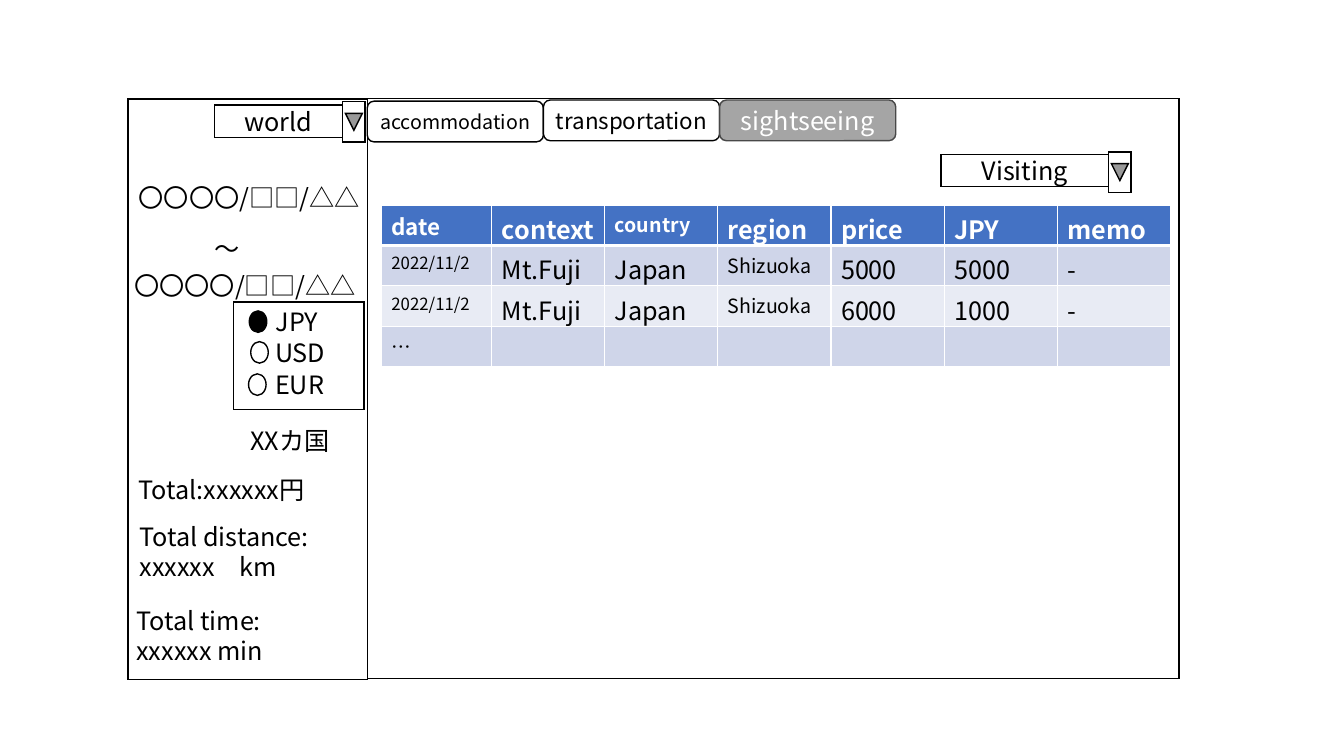
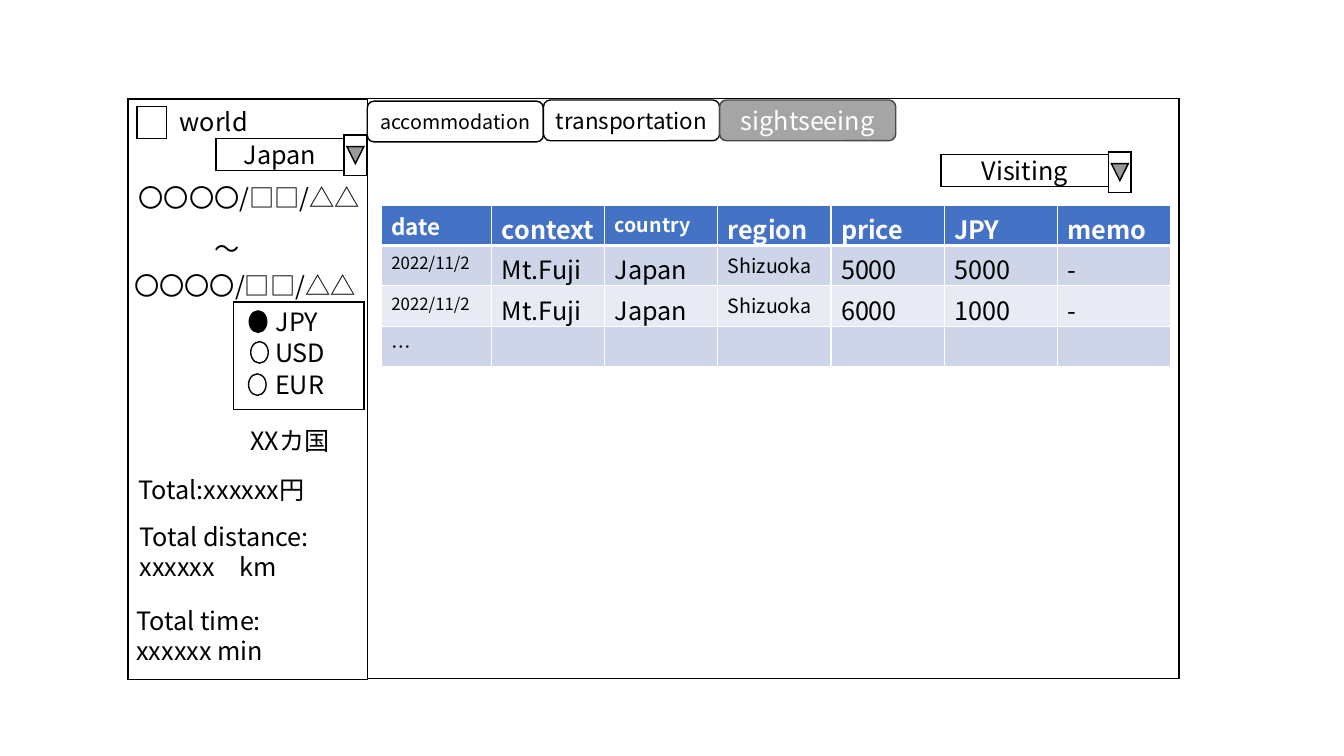
Before and after one commit to yomai-hiyashidewa/WorldTravelingLogger, a slide deck: slide 5 of models/UI.pptx. Drawn at 1344x756 pixels with LibreOffice and Linux fonts; fonts in the diff are those of the drawing. Boxes give left, top, right and bottom in pixels: in the first picture for what was removed or moved away, otherwise in the second. Text is boxed around its words. In the diff, an @@ line names an element or a change of style, - is before the commit and + after.

```diff
--- a/models/UI.pptx
+++ b/models/UI.pptx
@@ rectangle added at box(137, 106, 166, 138), fill #FFFFFF, outline #000000 1 pt @@
@@ text "world": place and size @@
-text "world" at box(215, 105, 343, 137)
+text "world" at box(180, 111, 248, 132)
@@ text "world" at box(180, 111, 248, 132): alignment centre to left; vertical alignment middle to top; fill #FFFFFF to none; outline #000000 1 pt to none @@
@@ rectangle added at box(216, 138, 344, 170), fill #FFFFFF, outline #000000 1 pt, 18 pt, text #000000 @@
+Japan
@@ action button back previous: place and size @@
-action button back previous at box(343, 102, 365, 142)
+action button back previous at box(345, 135, 367, 175)
```
Also in this commit, not shown: 2 other slides changed, 15 other files.
